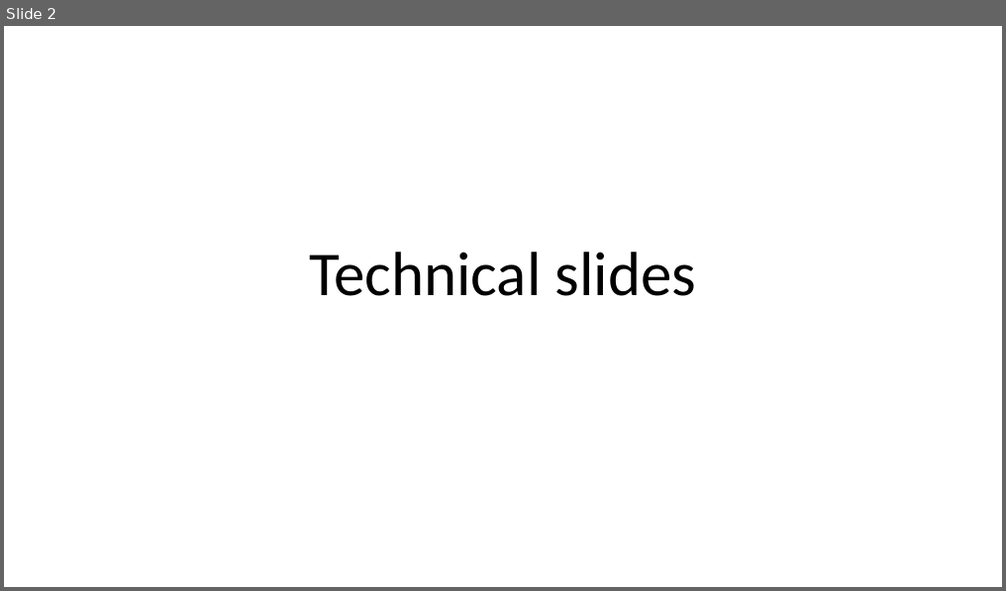
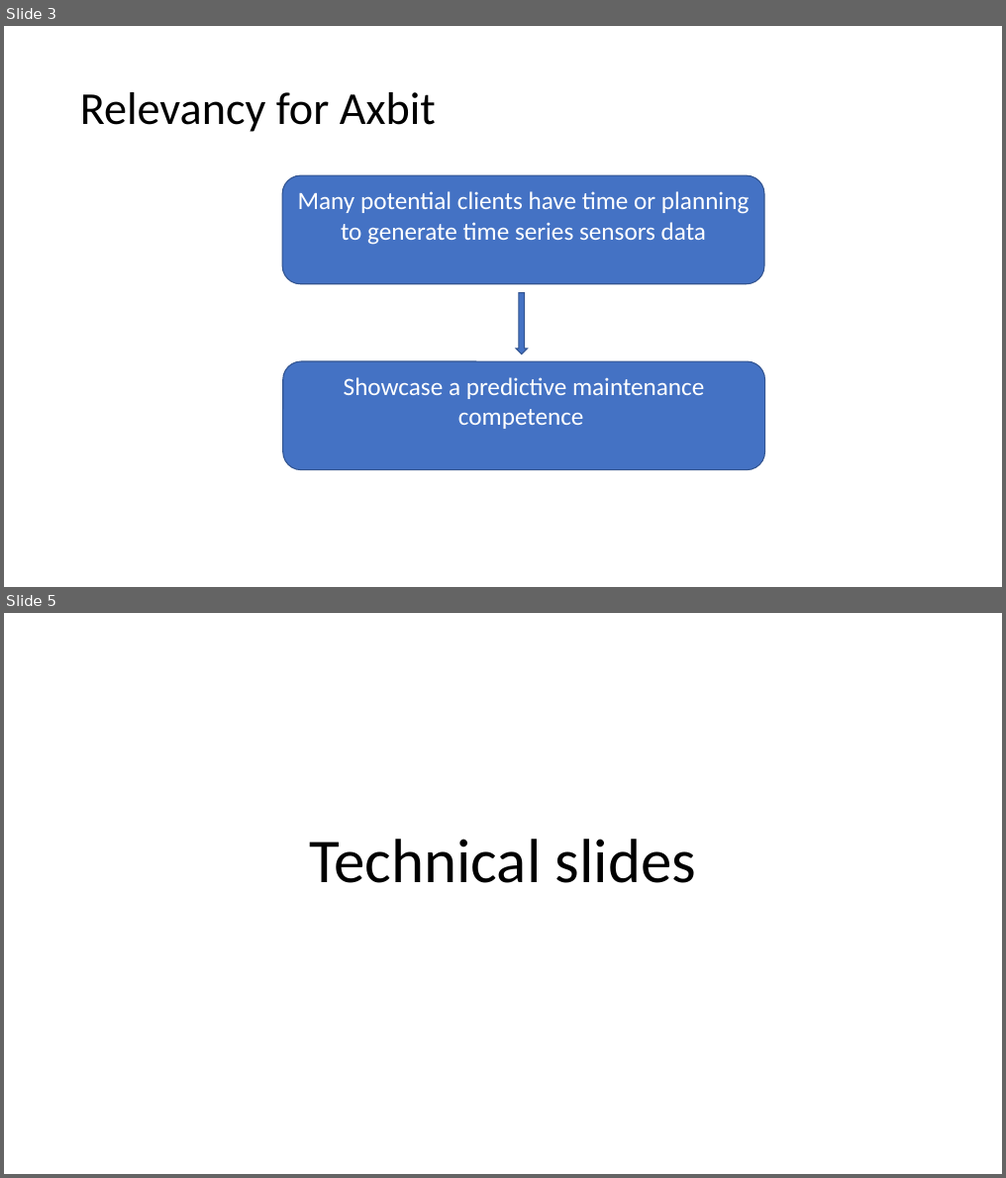
Before and after one commit to Axbit/ml-iot-showcases, a slide deck: PredictiveMaintenance/Predictive maintenance.pptx. Shown one above the other, each under a label of ours: slide 2 before the commit, slides 3 and 5 after it; the slides between them are not shown. The pictures are 1006x591 and 1006x1178 pixels, drawn with LibreOffice and Linux fonts; fonts in the diff are those of the drawing. Boxes give left, top, right and bottom in pixels: in the first picture for what was removed or moved away, otherwise in the second. Text is boxed around its words. In the diff, an @@ line names an element or a change of style, - is before the commit and + after.

```diff
--- a/PredictiveMaintenance/Predictive maintenance.pptx
+++ b/PredictiveMaintenance/Predictive maintenance.pptx
@@ slide 3 added at box(4, 26, 1002, 587), background #FFFFFF @@
@@ title added at box(80, 92, 436, 132), 44 pt, text #000000 @@
+Relevancy for Axbit
@@ rounded rectangle added at box(282, 175, 764, 284), fill #4472C4, outline #325491 1 pt, 24 pt, text #FFFFFF @@
+Many potential clients have time or planning to generate time series sensors data
@@ down arrow added at box(516, 293, 528, 355), fill #4472C4, outline #325491 1 pt @@
@@ rounded rectangle added at box(283, 362, 765, 470), fill #4472C4, outline #325491 1 pt, 24 pt, text #FFFFFF @@
+Showcase a predictive maintenance competence
@@ what was slide 2 is now slide 5 @@
```
Also in this commit, not shown: 8 slides changed, 10 other slides added.
